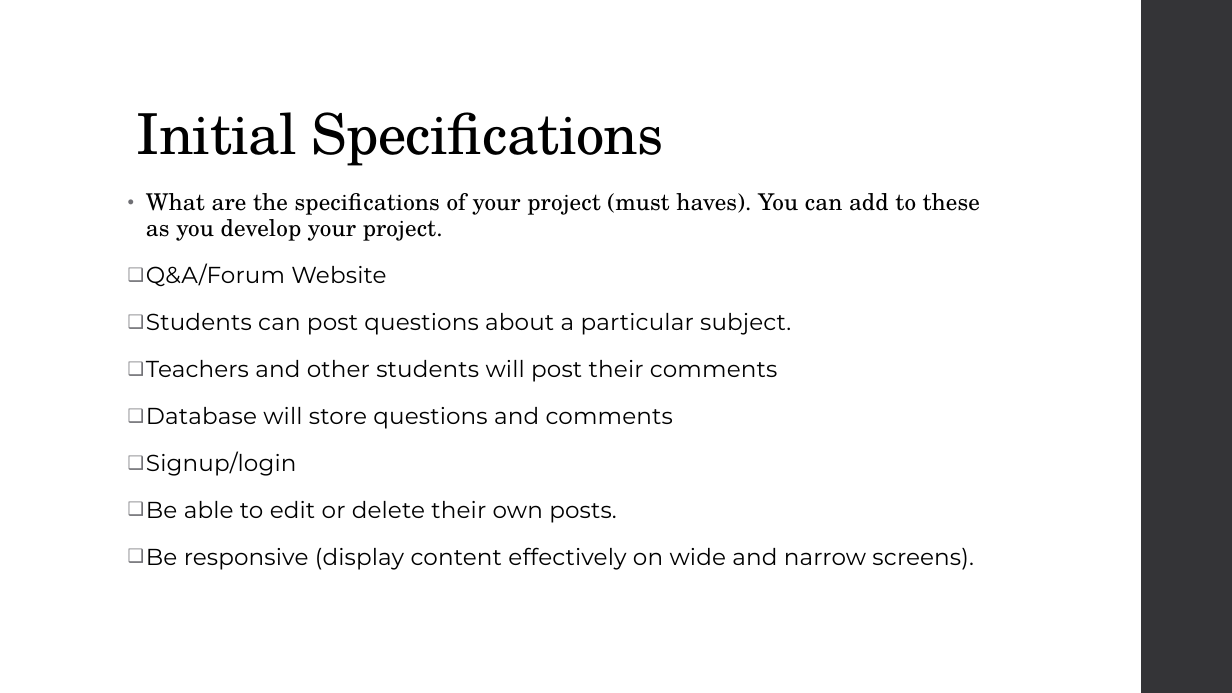
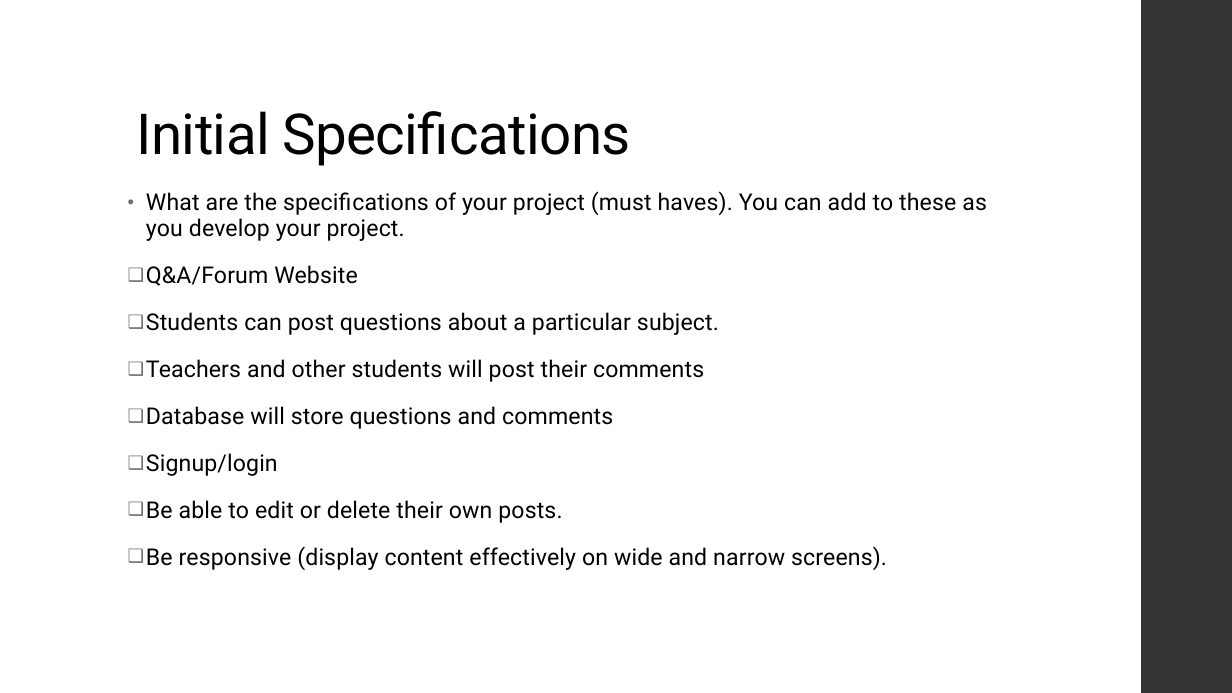
Before and after one commit to niuqaoJ-life/jollibee-fanpage, a slide deck: slide 6 of AS91903_91906_Evidence_Joaquin_Badenas.pptx. Drawn at 1232x693 pixels with LibreOffice and Linux fonts; fonts in the diff are those of the drawing. Boxes give left, top, right and bottom in pixels: in the first picture for what was removed or moved away, otherwise in the second. Text is boxed around its words. In the diff, an @@ line names an element or a change of style, - is before the commit and + after.

```diff
--- a/AS91903_91906_Evidence_Joaquin_Badenas.pptx
+++ b/AS91903_91906_Evidence_Joaquin_Badenas.pptx
@@ title "Initial Specifications" at (137, 111, 631, 166): font TeX Gyre Schola to Roboto @@
@@ text "What are the specifications of ..." at (146, 191, 987, 570): font TeX Gyre Schola to Roboto in "What are the specifications of your project ..."; font Montserrat to Roboto in "Q&A/Forum Website", "Students can post questions about a particular ...", "Teachers and other students will post their ...", "Database will store questions and comments" and 3 more places @@
```
Also in this commit, not shown: 25 other slides changed.
